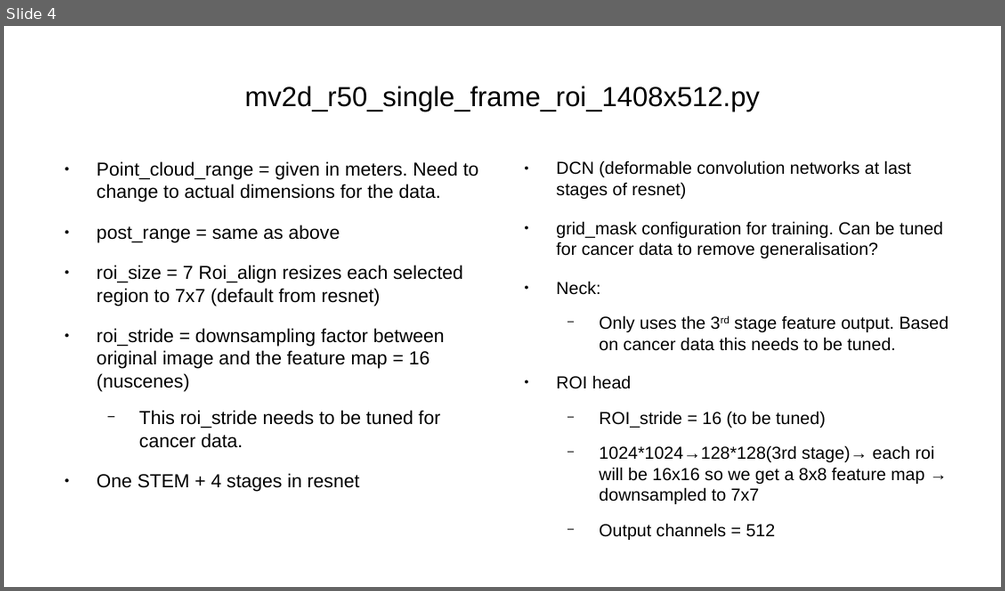
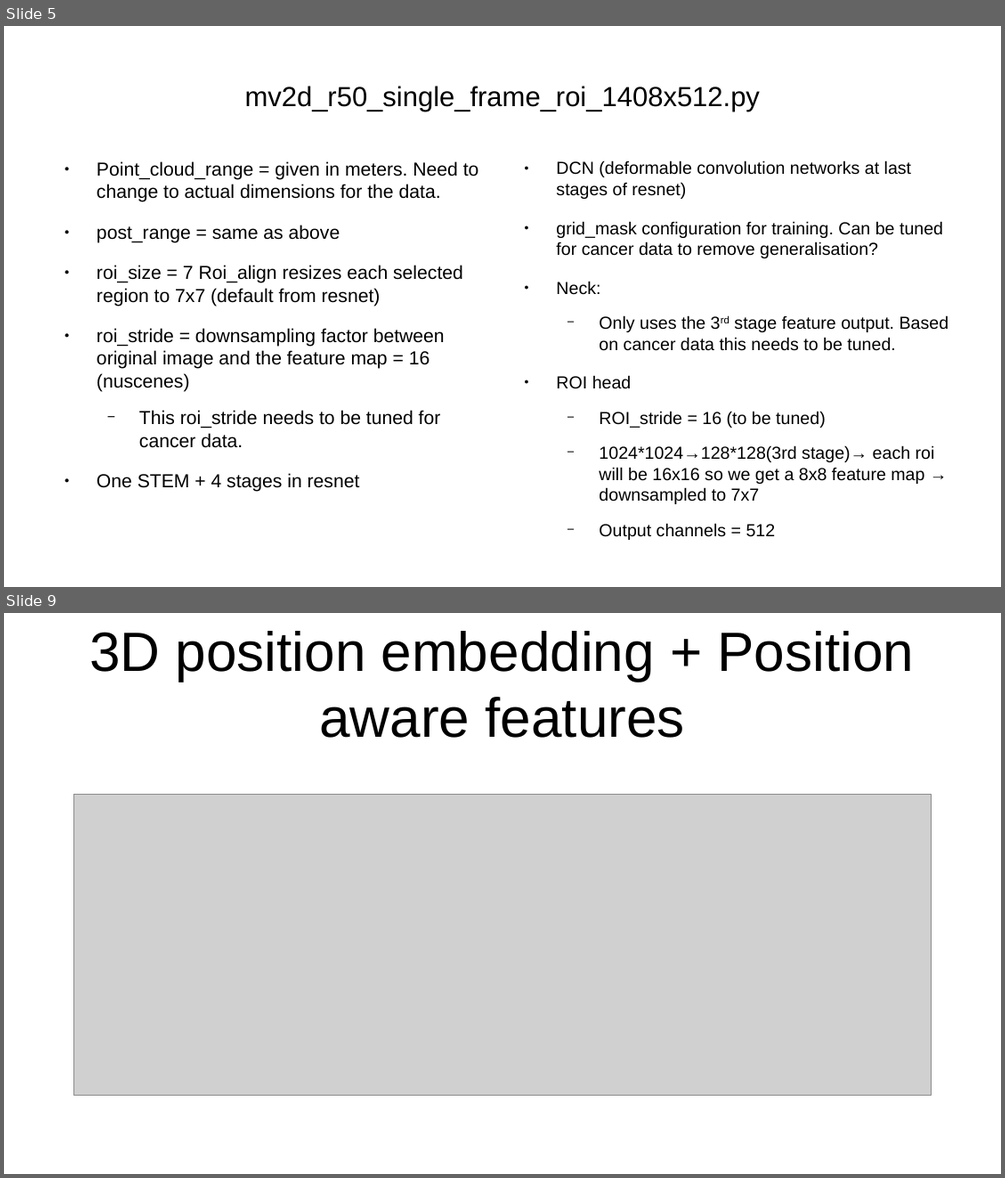
Before and after one commit to katzkid/MV2Dbasedlifting, a slide deck: NN_Study.odp. Shown one above the other, each under a label of ours: slide 4 before the commit, slides 5 and 9 after it; the slides between them are not shown. The pictures are 1005x591 and 1005x1178 pixels, drawn with LibreOffice and Linux fonts; fonts in the diff are those of the drawing; grey boxes stand for pictures. Boxes give left, top, right and bottom in pixels: in the first picture for what was removed or moved away, otherwise in the second. Text is boxed around its words. In the diff, an @@ line names an element or a change of style, - is before the commit and + after.

```diff
--- a/NN_Study.odp
+++ b/NN_Study.odp
@@ slide 9 added at bbox=[4, 613, 1001, 1174], background #FFFFFF @@
@@ title added at bbox=[89, 631, 914, 738], 44 pt, text #000000 @@
+3D position embedding + Position aware features
@@ picture added at bbox=[73, 794, 931, 1095] @@
@@ what was slide 4 is now slide 5 @@
```
Also in this commit, not shown: 6 other slides added, 1 other file.
